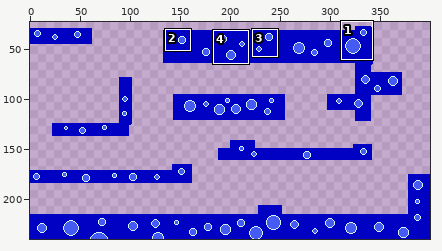
Pixel-art file -- asprite/bubbleland.aseprite. Above: a wide view before the commit, with the close-up outlined.
Close-up. First the earlier version:
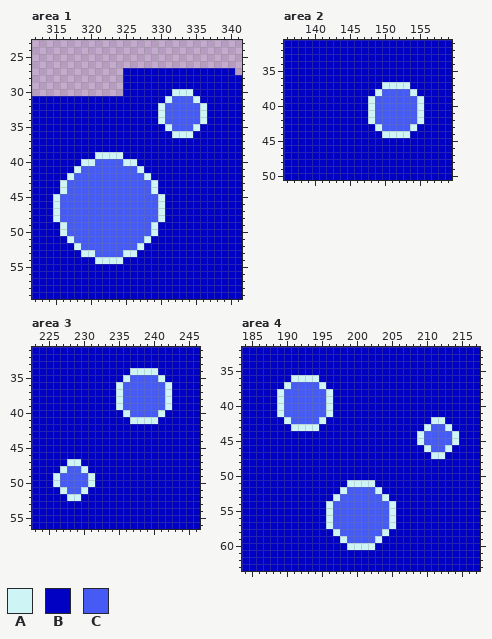
400x240 pixels, 1 frame. Shown: area 1: x 312..341, y 23..59; area 2: x 136..159, y 31..50; area 3: x 223..246, y 31..56; area 4: x 184..217, y 32..63. The wide view leaves out empty margins. The commit also changed other parts of the picture, which this record leaves out.
Palette (. is transparent): A #cef4f6  B #0101c4  C #455bf3
After:
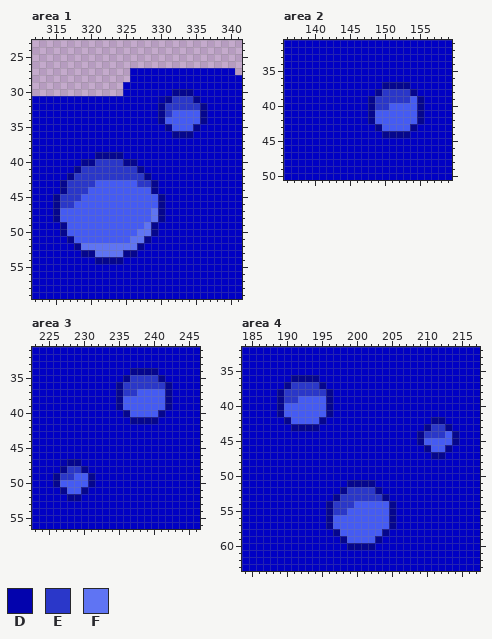
Colours new in this view: D #0303ad  E #2a37c9  F #5f74f3
From old to new:
layer "Layer 2" opacity 42% added
Colour A changes from #cef4f6 to #05068e.
Area 1, layers "Layer 2", "Layer 1":
Colour D replaces colour B in row 31 at x 330.
Colour E replaces colour C in row 31 at x 332 to 334; in row 32 at x 331 to 335; in row 33 at x 331; in row 40 at x 321 to 324; in row 41 at x 319 to 326; in row 42 at x 318 to 327.
Colour E replaces colour C in row 43 at x 317 to 320 and 327 to 328; in row 44 at x 317 to 319; in row 45 at x 316 to 318; in row 46 at x 316 to 317.
Colour F replaces colour C in rows 47 to 48 at x 329; in row 49 at x 328; in row 50 at x 327 to 328; in row 51 at x 326 to 327; in row 52 at x 319 to 326; in row 53 at x 321 to 324.
Colour B is gone in rows 27 to 28 at x 325.
Area 2, layer "Layer 2":
Colour E replaces colour C in row 38 at x 150 to 153; in row 39 at x 149 to 153; in row 40 at x 149 to 150.
Area 3, layer "Layer 2":
Colour D replaces colour B in row 47 at x 227.
Colour E replaces colour C in row 35 at x 237 to 240; in row 36 at x 236 to 241; in row 37 at x 236 to 237; in row 48 at x 228 to 229; in row 49 at x 227 to 228.
Area 4, layer "Layer 2":
Colour E replaces colour C in row 37 at x 191 to 194; in row 38 at x 190 to 195; in row 39 at x 190 to 191; in row 43 at x 211 to 212; in row 44 at x 210 to 212; in row 52 at x 199 to 202.
Colour E replaces colour C in row 53 at x 198 to 203; in row 54 at x 197 to 199; in row 55 at x 197 to 198.
